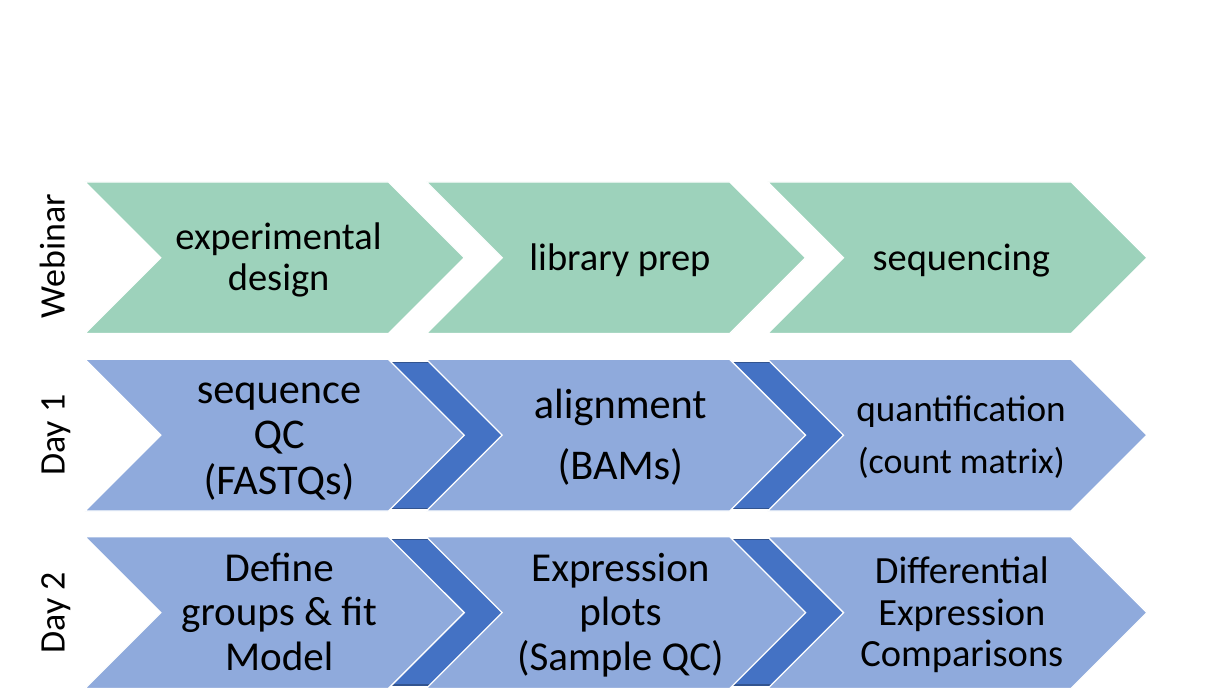
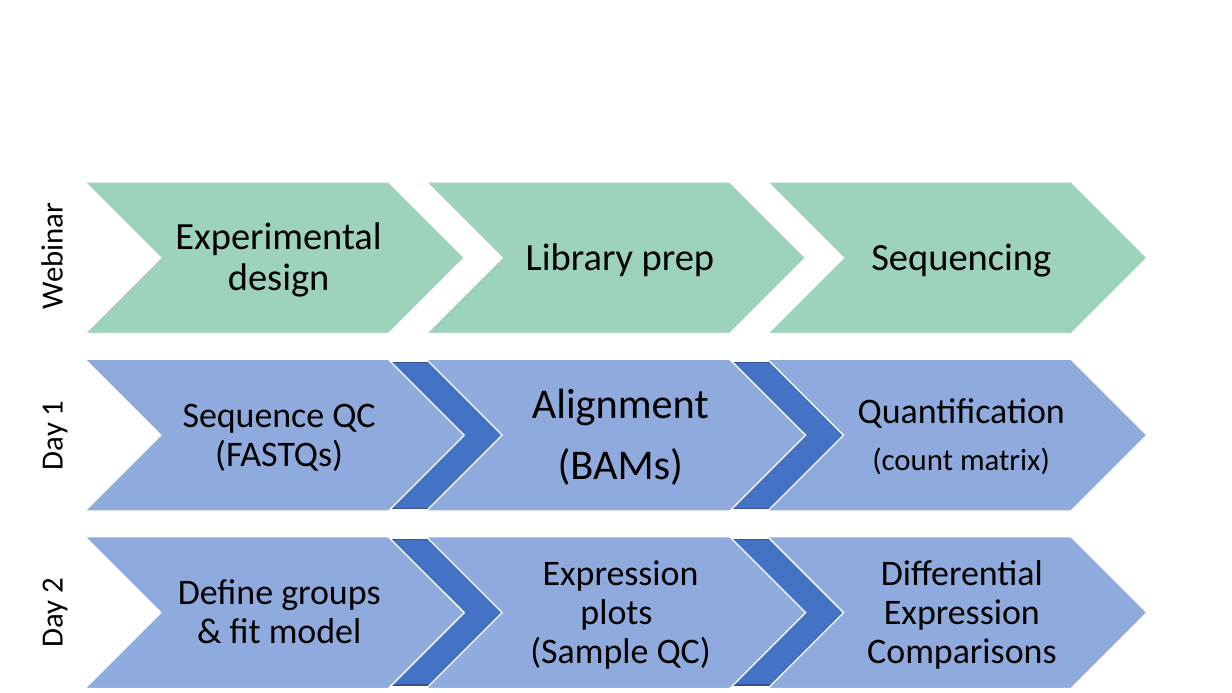
Before and after one commit to umich-brcf-bioinf/2021-08-09-umich-rnaseq-demystified, a slide deck: slide 1 of images/source/RSD_workshop_wayfinder.pptx. Drawn at 1232x693 pixels with LibreOffice and Linux fonts; fonts in the diff are those of the drawing. Boxes give left, top, right and bottom in pixels: in the first picture for what was removed or moved away, otherwise in the second. Text is boxed around its words. In the diff, an @@ line names an element or a change of style, - is before the commit and + after.

```diff
--- a/images/source/RSD_workshop_wayfinder.pptx
+++ b/images/source/RSD_workshop_wayfinder.pptx
@@ size 28 to 24 pt in 3 elements at [33,401,71,468], [33,579,71,645], [33,215,71,307] @@
@@ text in freeform shape at [175,222,381,297]: text changed @@
-experimental design
+Experimental design
@@ text in freeform shape at [526,243,714,277]: text changed @@
-library prep
+Library prep
@@ text in freeform shape at [871,243,1051,277]: text changed @@
-sequencing
+Sequencing
@@ text in freeform shape at [532,388,709,426]: text changed @@
-alignment
+Alignment
@@ text in freeform shape at [183,403,375,471]: text changed; size 33 to 28 pt @@
-sequence QC
-(FASTQs)
+Sequence QC
+(FASTQs)
@@ text in freeform shape at [858,398,1065,428]: text changed; size 29 to 28 pt @@
-quantification
+Quantification
@@ text in freeform shape at [872,447,1050,474]: size 28 to 24 pt in "(count matrix)"; less space between paragraphs @@
@@ freeform shape "Expression plots (Sample QC)" at [426,537,805,689]: size 32 to 28 pt; less space between paragraphs @@
@@ freeform shape "Differential Expression Comparisons" at [768,537,1147,689]: size 30 to 28 pt @@
@@ text in freeform shape at [178,579,380,644]: text changed; size 32 to 28 pt @@
-Define groups & fit Model
+Define groups & fit model
```
Also in this commit, not shown: 6 other slides changed, 3 slides added, 1 slide removed, 12 other files.
